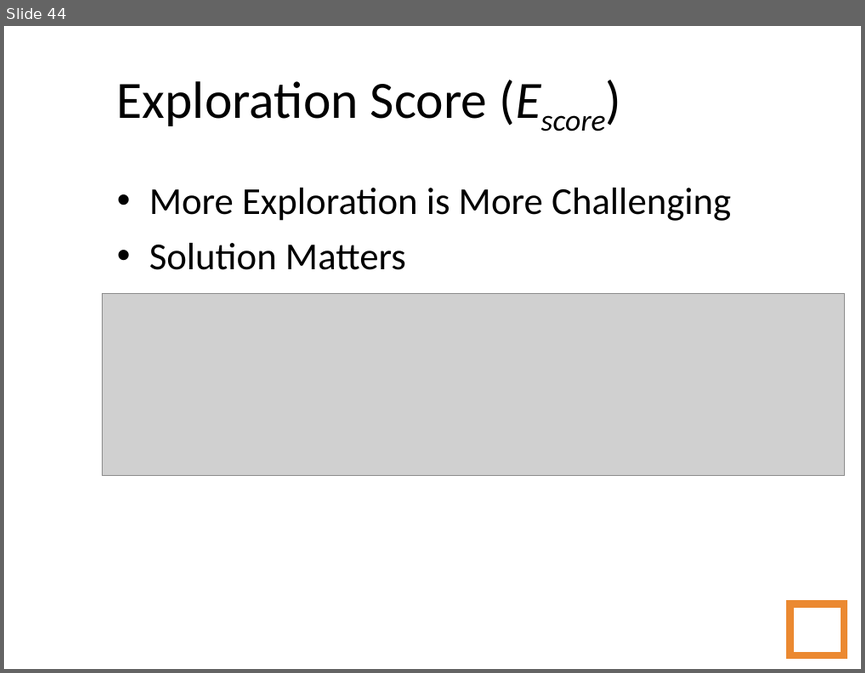
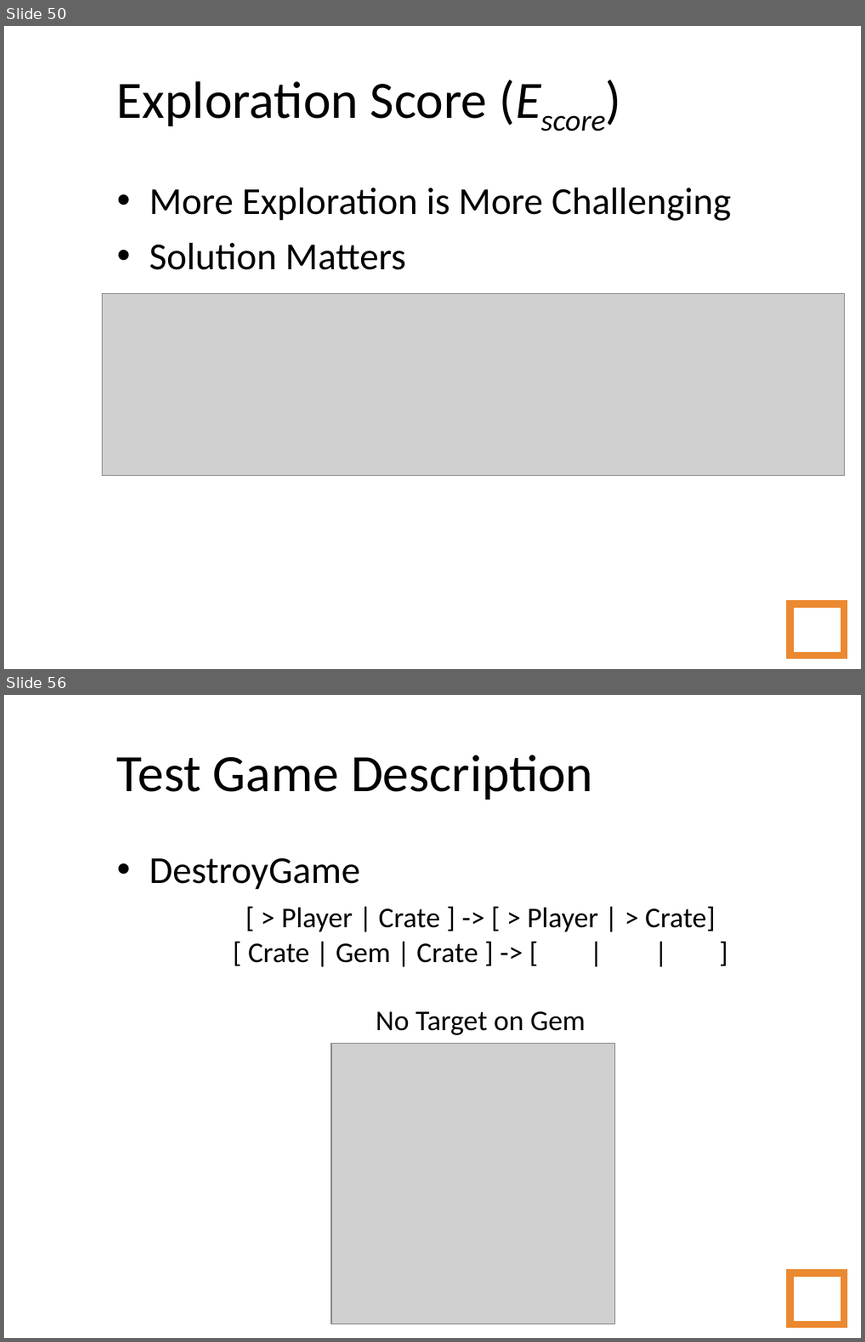
Before and after one commit to amidos2006/Automatic-Game-Script-Generation, a slide deck: Presentation/Automatic Game Script Generation.ppt. Shown one above the other, each under a label of ours: slide 44 before the commit, slides 50 and 56 after it; the slides between them are not shown. The pictures are 865x673 and 865x1342 pixels, drawn with LibreOffice and Linux fonts; fonts in the diff are those of the drawing; grey boxes stand for pictures; background and template pictures are left out. Boxes give left, top, right and bottom in pixels: in the first picture for what was removed or moved away, otherwise in the second. Text is boxed around its words. In the diff, an @@ line names an element or a change of style, - is before the commit and + after.

```diff
--- a/Presentation/Automatic Game Script Generation.ppt
+++ b/Presentation/Automatic Game Script Generation.ppt
@@ slide 56 added at bbox=[4, 695, 861, 1338], background picture (left out) @@
@@ title added at bbox=[117, 755, 593, 800], 44 pt, text #000000 @@
+Test Game Description
@@ text added at bbox=[149, 858, 360, 890], 32 pt, text #000000 @@
+• DestroyGame
@@ text added at bbox=[248, 906, 715, 1035], 24 pt, text #000000 @@
+[ > Player | Crate ] -> [ > Player | > Crate]
+[ Crate | Gem | Crate ] -> [ | | ]
+No Target on Gem
@@ picture added at bbox=[331, 1043, 615, 1324] @@
@@ page number added at bbox=[789, 1272, 844, 1324], outline #EB8931 6.01 pt, 14 pt, text #FFFFFF @@
+56
@@ what was slide 44 is now slide 50 @@
```
Also in this commit, not shown: 3 slides changed, 43 other slides added, 5 slides removed, 35 other files.
